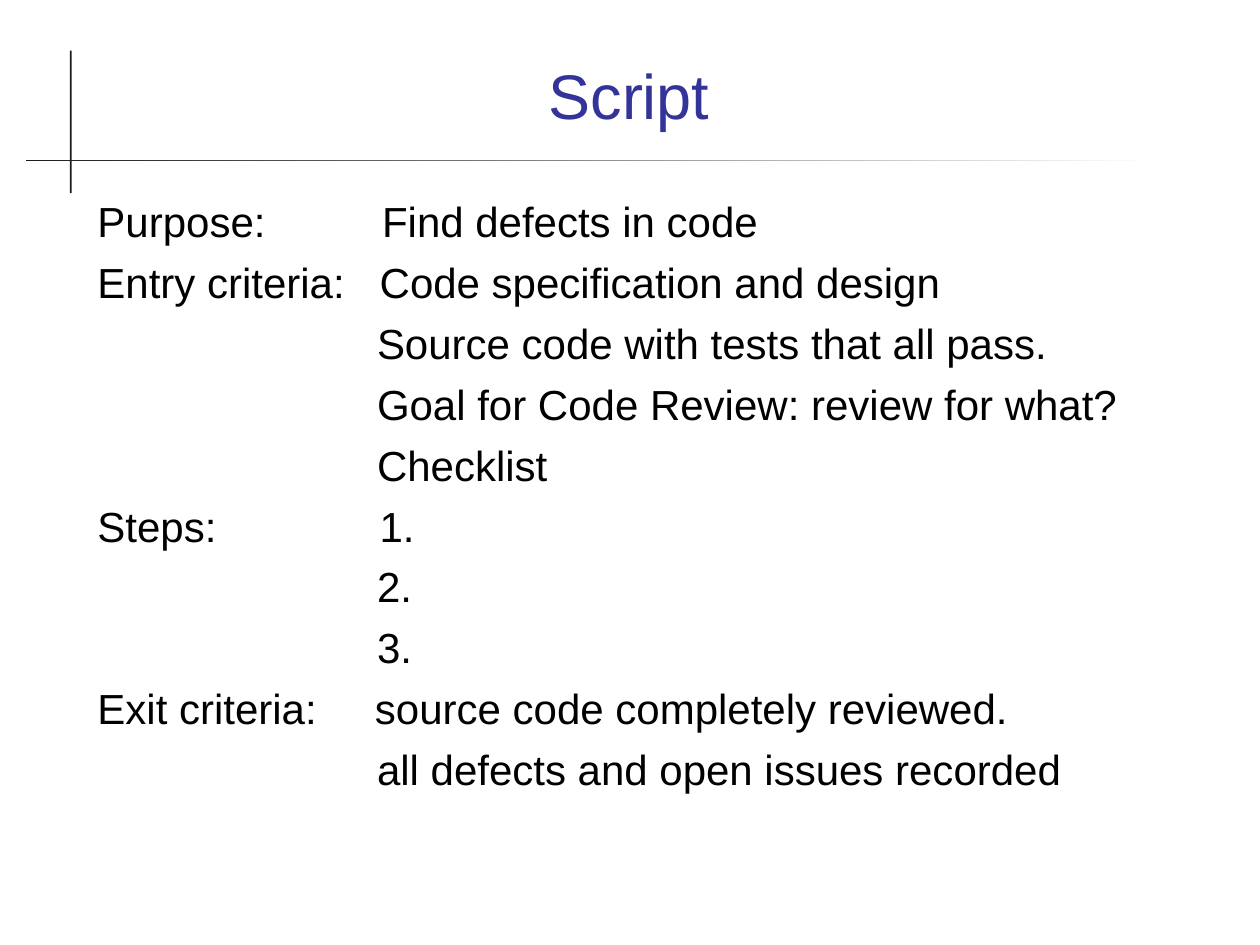
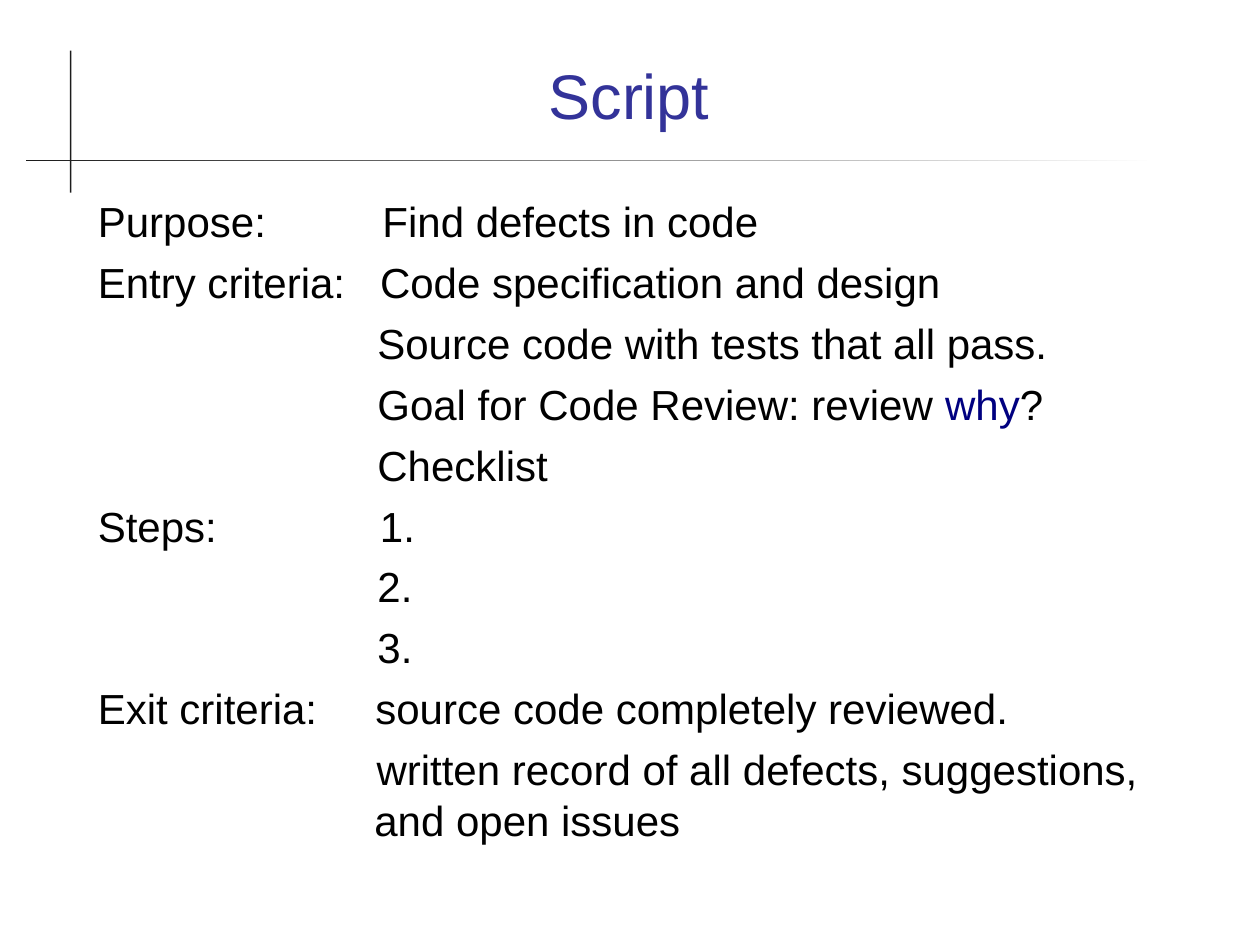
Before and after one commit to cpske/ISP, a slide deck: slide 26 of code-review/Reviews.ppt. Drawn at 1260x945 pixels with LibreOffice and Linux fonts; fonts in the diff are those of the drawing. Boxes give left, top, right and bottom in pixels: in the first picture for what was removed or moved away, otherwise in the second. Text is boxed around its words. In the diff, an @@ line names an element or a change of style, - is before the commit and + after.

```diff
--- a/code-review/Reviews.ppt
+++ b/code-review/Reviews.ppt
@@ text at bbox=[98, 206, 1047, 733]: indent changed @@
@@ text at bbox=[377, 389, 1043, 428]: text changed @@
-Goal for Code Review: review for what?
+Goal for Code Review: review why?
@@ text at bbox=[374, 754, 1138, 844]: text changed @@
-all defects and open issues recorded
+written record of all defects, suggestions, and open issues
```
Also in this commit, not shown: 17 other slides changed, 6 other files.
